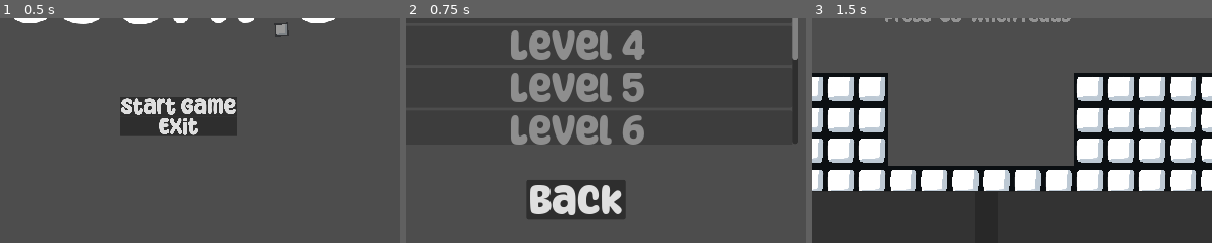
Above: before the commit, frames 1-3 (left to right).
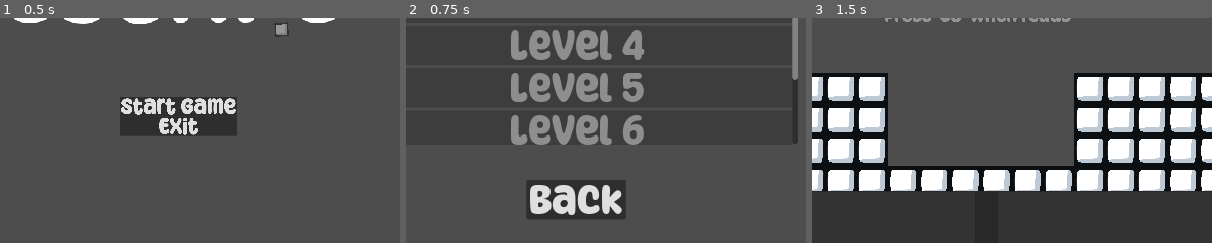
Above: after the commit, the same moments.

Repository: matt-neave/shapeEscape
Game: Godot game, scene res://scenes/menu.tscn
Two runs of this game, one before a commit and one after it. Both use one fixed random seed, a clock stepped at 60 frames per second and the inputs below.
Inputs:
- Up to frame 1 (0.5 s): no input
- Up to frame 2 (0.75 s): click "Start Game" at 0.5 s
- Up to frame 3 (1.5 s): click "Level 1" at 1.25 s
The pictures show only the part of the screen within x 29-79%, y 50-100%; the shares and areas given below are measured in that part.

Frame 1 is identical in both runs. In frame 2, 0.1% of the frame differs, in the area x 96-98%, y 17-28%; in frame 3, nothing differs.

Commit message:
Return to level select after last level

Diff:
--- a/project.godot
+++ b/project.godot
@@ -10,10 +10,11 @@
 
 [application]
 
-config/name="shape_escape"
+config/name="Shape Escape"
 run/main_scene="res://scenes/menu.tscn"
 config/features=PackedStringArray("4.2", "Forward Plus")
-config/icon="res://icon.svg"
+config/icon="res://assets/sprites/logo.png"
+config/windows_native_icon="res://assets/sprites/logo.ico"
 
 [autoload]
 
--- a/scenes/levels/level_x.tscn
+++ b/scenes/level_x.tscn
@@ -1,20 +1,20 @@
 [gd_scene load_steps=18 format=3 uid="uid://ch1wyc0y2fou"]
 
-[ext_resource type="Script" path="res://scripts/level_manager.gd" id="1_3yv38"]
-[ext_resource type="Script" path="res://scripts/Phase1Camera.gd" id="2_n0kfb"]
-[ext_resource type="PackedScene" uid="uid://xfns54a7n5eb" path="res://particles/background_particles.tscn" id="3_5tx6u"]
-[ext_resource type="TileSet" uid="uid://brbpok4okhehv" path="res://map_resources/world_tile_set.tres" id="4_y0x08"]
-[ext_resource type="Script" path="res://scripts/tile_draw_controller.gd" id="5_hormy"]
-[ext_resource type="PackedScene" uid="uid://dfiwma3suklni" path="res://scenes/avaliable_shapes.tscn" id="6_30uy8"]
-[ext_resource type="PackedScene" uid="uid://bjyivq413uhna" path="res://scenes/avaliable_multipliers.tscn" id="7_u5j5m"]
-[ext_resource type="FontFile" uid="uid://bfjao6y3cc3i" path="res://assets/fonts/MotleyForcesRegular-w1rZ3.ttf" id="8_uhga6"]
-[ext_resource type="Script" path="res://scripts/goal.gd" id="9_xfsxg"]
-[ext_resource type="PackedScene" uid="uid://rvp1j1c6hjh" path="res://particles/arrow_indicator.tscn" id="10_44iyv"]
-[ext_resource type="LabelSettings" uid="uid://w4vi2ub2x5dk" path="res://fonts/available_multiplier.tres" id="11_78byp"]
-[ext_resource type="Script" path="res://scripts/pause_menu.gd" id="12_cpcxu"]
-[ext_resource type="PackedScene" uid="uid://4kog6fvo3jbx" path="res://scenes/hud.tscn" id="12_stb0o"]
-[ext_resource type="Script" path="res://scripts/level_complete.gd" id="13_juywb"]
-[ext_resource type="PackedScene" uid="uid://hb3225in5b7u" path="res://particles/confetti_particles.tscn" id="14_kwkqk"]
+[ext_resource type="Script" path="res://scripts/level_manager.gd" id="1_hu6os"]
+[ext_resource type="Script" path="res://scripts/Phase1Camera.gd" id="2_d1mnw"]
+[ext_resource type="PackedScene" uid="uid://xfns54a7n5eb" path="res://particles/background_particles.tscn" id="3_f1yo2"]
+[ext_resource type="TileSet" uid="uid://brbpok4okhehv" path="res://map_resources/world_tile_set.tres" id="4_4n6uh"]
+[ext_resource type="Script" path="res://scripts/tile_draw_controller.gd" id="5_1je5j"]
+[ext_resource type="PackedScene" uid="uid://dfiwma3suklni" path="res://scenes/avaliable_shapes.tscn" id="6_ihffn"]
+[ext_resource type="PackedScene" uid="uid://bjyivq413uhna" path="res://scenes/avaliable_multipliers.tscn" id="7_wsiel"]
+[ext_resource type="FontFile" uid="uid://bfjao6y3cc3i" path="res://assets/fonts/MotleyForcesRegular-w1rZ3.ttf" id="8_xxiom"]
+[ext_resource type="Script" path="res://scripts/goal.gd" id="9_cy5so"]
+[ext_resource type="PackedScene" uid="uid://rvp1j1c6hjh" path="res://particles/arrow_indicator.tscn" id="10_nwqu7"]
+[ext_resource type="LabelSettings" uid="uid://w4vi2ub2x5dk" path="res://fonts/available_multiplier.tres" id="11_e55kl"]
+[ext_resource type="PackedScene" uid="uid://4kog6fvo3jbx" path="res://scenes/hud.tscn" id="12_c747a"]
+[ext_resource type="Script" path="res://scripts/pause_menu.gd" id="13_l4bhp"]
+[ext_resource type="Script" path="res://scripts/level_complete.gd" id="14_brjt5"]
+[ext_resource type="PackedScene" uid="uid://hb3225in5b7u" path="res://particles/confetti_particles.tscn" id="15_6xjkx"]
 
 [sub_resource type="StyleBoxFlat" id="StyleBoxFlat_rk7v1"]
 bg_color = Color(0.158472, 0.158472, 0.158472, 1)
--- a/scripts/game_manager.gd
+++ b/scripts/game_manager.gd
@@ -83,15 +83,15 @@
 		"multipliers" = [2, 3, 3, 3, 4],
 		"unlocked" = false,
 	},
-	{
-		"shapes" = [
-			[["left", 0, 0]],
-			[["right", 0, 0]],
-			[["right", 0, 0], ["left", 2, -1]],
-		],
-		"multipliers" = [2, 2, 3, 2, 2, 2],
-		"unlocked" = false
-	},
+	#{ Level X
+		#"shapes" = [
+			#[["left", 0, 0]],
+			#[["right", 0, 0]],
+			#[["right", 0, 0], ["left", 2, -1]],
+		#],
+		#"multipliers" = [2, 2, 3, 2, 2, 2],
+		#"unlocked" = false
+	#},
 ]
 
 var level = 0
@@ -132,7 +132,7 @@
 #func _start_level(level_path: String):
 	#level_path = levels[current_level_index]
 	#current_state = GameState.GAMEPLAY
-	#get_tree().change_scene_to_file(level_path)
+	#get_tree().changnext_levele_scene_to_file(level_path)
 
 func _start_level(level_index: int):
 	level_time = 0.0
@@ -152,9 +152,11 @@
 	level_time = 0.0
 	current_level_index += 1
 	current_state = GameState.GAMEPLAY
-	var scene_path = "res://scenes/levels/level_%d.tscn" % (current_level_index + 1)
-	get_tree().change_scene_to_file(scene_path)
-
+	if current_level_index < level_data.size():
+		var scene_path = "res://scenes/levels/level_%d.tscn" % (current_level_index + 1)
+		get_tree().change_scene_to_file(scene_path)
+	else:
+		get_tree().change_scene_to_file("res://scenes/level_select.tscn")
 
 func _test_shapes():
 	# Create some testing shapes, consisting of a 1x1 and a 2x1
Binary file added: assets/sprites/logo.ico
Not shown, changed: export_presets.cfg
Not shown: 10 places in scenes/level_x.tscn that only renumber resources
